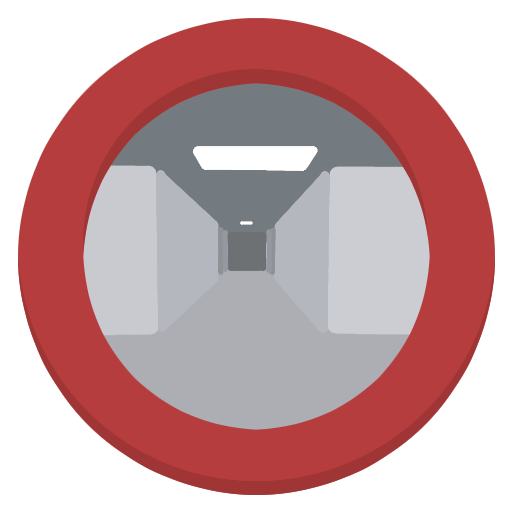
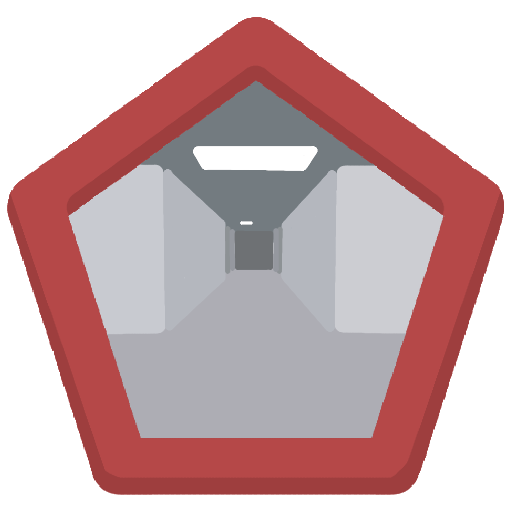
Layers edited between the first and the second 512 x 512 image:
added layer "background_2.png" above "background_0.png" over (7, 17, 504, 495)
hid "background_0.png" over (18, 18, 495, 495)
painted on "Layer" over (34, 164, 467, 336)
painted on "Layer #1" over (110, 250, 411, 455)
